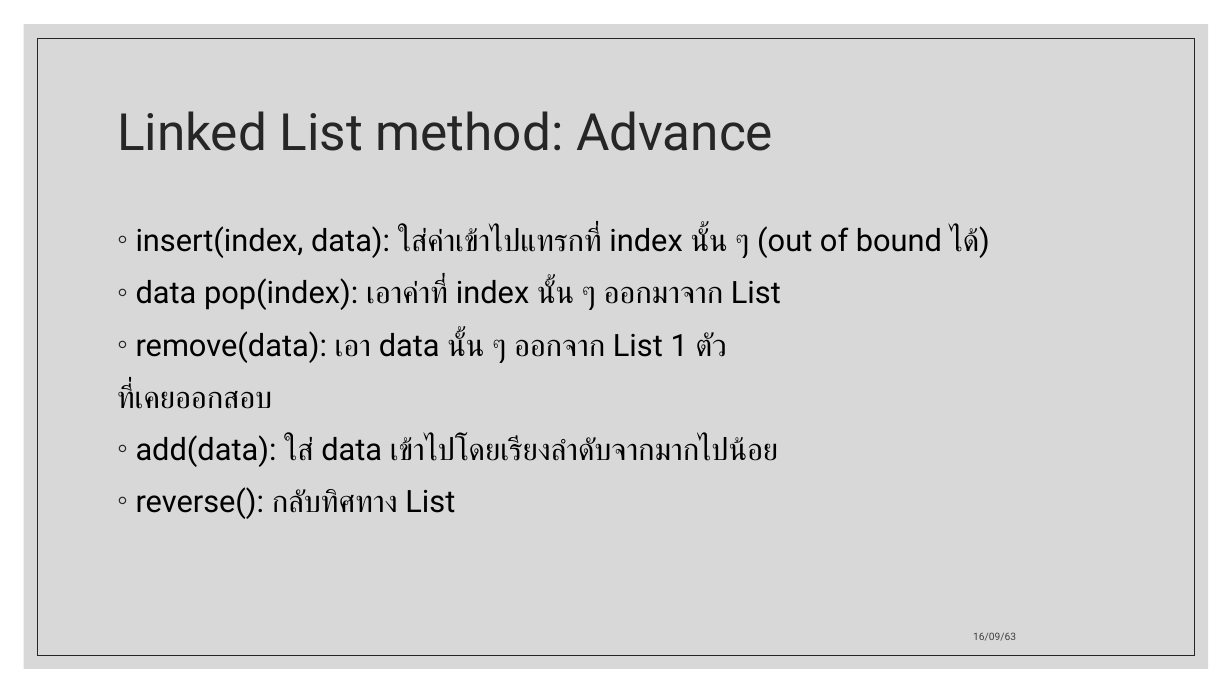
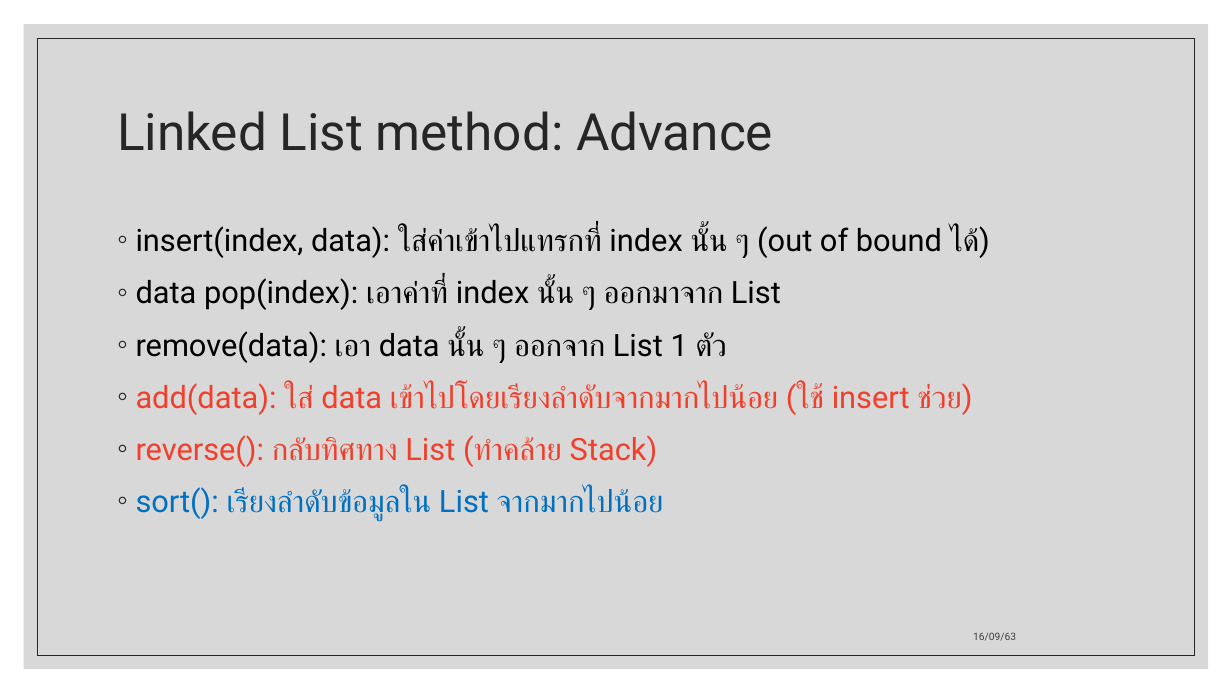
Before and after one commit to ApexTone/DataStructAlgo-Code-KMITL, a slide deck: slide 23 of Midterm/Data structure and Algorithm.pptx (slide 19 before the commit). Drawn at 1232x693 pixels with LibreOffice and Linux fonts; fonts in the diff are those of the drawing. Boxes give left, top, right and bottom in pixels: in the first picture for what was removed or moved away, otherwise in the second. Text is boxed around its words. In the diff, an @@ line names an element or a change of style, - is before the commit and + after.

```diff
--- a/Midterm/Data structure and Algorithm.pptx
+++ b/Midterm/Data structure and Algorithm.pptx
@@ text at box(136, 383, 972, 521): text changed; text colour #000000 to #F03F2B @@
-ที่เคยออกสอบ
-◦ add(data): ใส่ data เข้าไปโดยเรียงลำดับจากมากไปน้อย
-◦ reverse(): กลับทิศทาง List
+◦ add(data): ใส่ data เข้าไปโดยเรียงลำดับจากมากไปน้อย (ใช้ insert ช่วย)
+◦ reverse(): กลับทิศทาง List (ทำคล้าย Stack)
+◦ sort(): เรียงลำดับข้อมูลใน List จากมากไปน้อย
```
Also in this commit, not shown: 16 other slides changed, 21 slides added, 1 other file.
